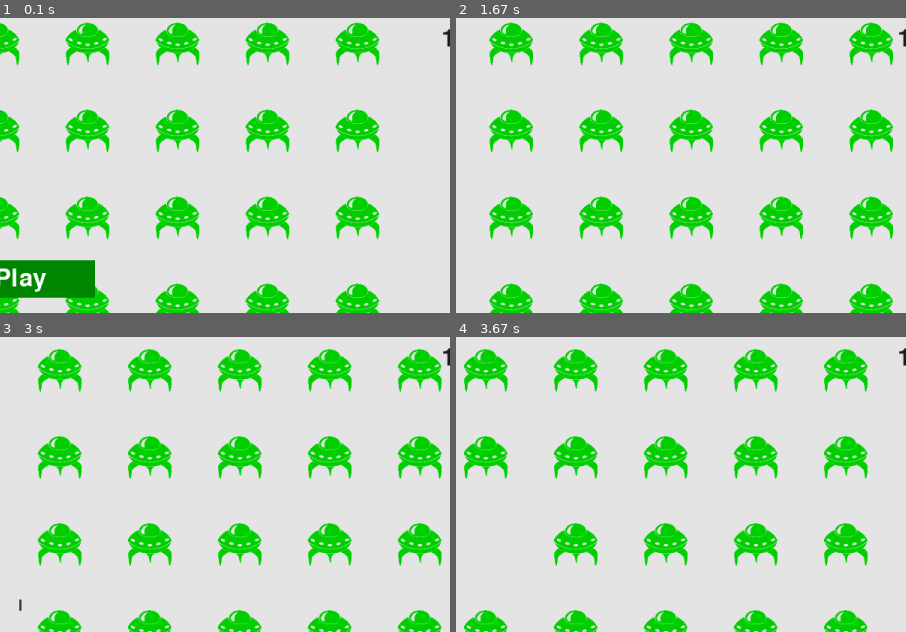
Above: before the commit, frames 1-4 (two rows, left to right).
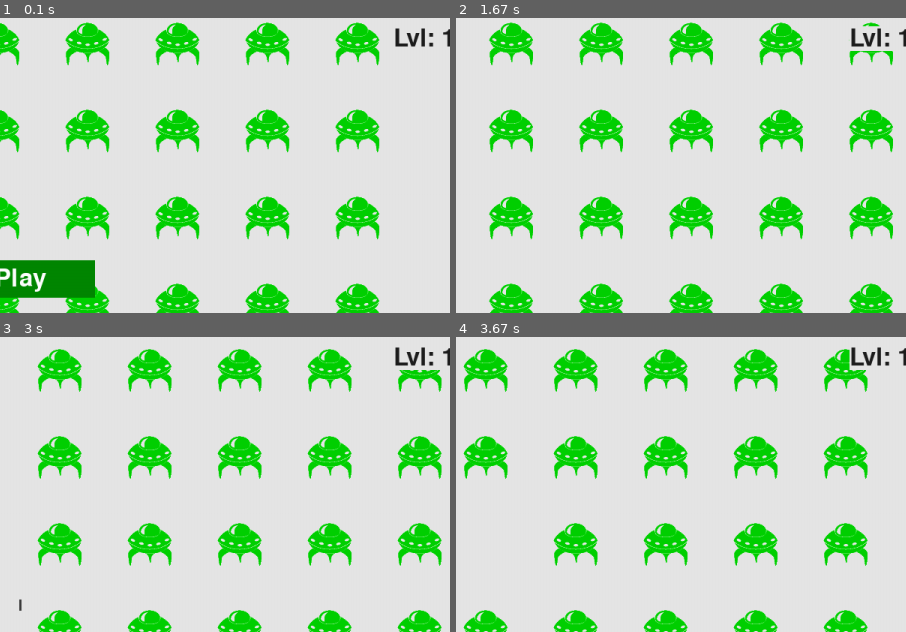
Above: after the commit, the same moments.

Repository: CodeP2/Alien-Invasion-Pygame
Game: pygame game, started from alien_invasion.py
Same seed, same stepped clock (60 frames per second), same inputs: the game is played once before the commit and once after it.
Inputs:
- Up to frame 1 (0.1 s): no input
- Up to frame 2 (1.67 s): click "Play" at 0.38 s; tap Space at 0.67 s; hold D 1-1.47 s; hold D from 1.5 s (still down)
- Up to frame 3 (3 s): release D at 1.97 s; hold A 2-2.53 s; hold A 2.57-2.97 s
- Up to frame 4 (3.67 s): hold D 3-3.63 s
The pictures show only the part of the screen within x 48-98%, y 5-55%; the shares and areas given below are measured in that part.

The runs differ from the first frame. In frame 1, 0.3% of the frame differs, in the area x 87-97%, y 3-10%; in frame 2, 0.7%, in the area x 87-98%, y 2-12%; in frame 3, 0.6%; in frame 4, 0.4%.

Commit message:
levels now update and reset on new game.

Diff:
--- a/alien_invasion.py
+++ b/alien_invasion.py
@@ -78,6 +78,7 @@
             self.stats.reset_stats()
             self.game_active = True
             self.sb.prep_score()
+            self.sb.prep_level()
 
             # Get rid of any remaining bullets and aliens.
             self.bullets.empty()
@@ -143,6 +144,10 @@
             self.bullets.empty()
             self._create_fleet()
             self.settings.increase_speed()
+
+            # Increase level.
+            self.stats.level += 1
+            self.sb.prep_level()
 
     def _create_fleet(self):
         """Create the fleet of aliens."""
--- a/scoreboard.py
+++ b/scoreboard.py
@@ -52,7 +52,7 @@
 
     def prep_level(self):
         """Turn the level into a rendered image."""
-        level_str = str(self.stats.level)
+        level_str = f"Lvl: {self.stats.level}"
         self.level_image = self.font.render(level_str, True,
                                             self.text_color, self.settings.bg_color)
 
